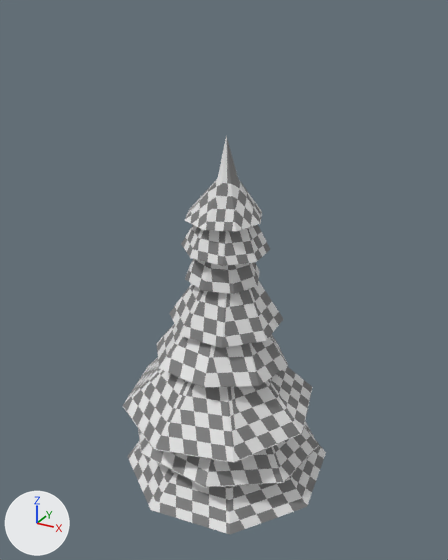
An edit to the Blender file Sources/3D/Background_01.blend, drawn before and after from the same camera.
Camera for both pictures: a 50 mm lens placed at (1.49, -2.74, 2.92), pointed at (-0.05, 0.05, 1.52). Every picture has the same lights, and +X, +Y and +Z are marked at lower left. The same objects are shown in both versions, whatever each file hides.

The older version as bpy lines, for what is in view:
```python
ob_pine_01 = bpy.data.objects.new('Pine_01', me_cone)
ob_pine_01.location = (-0.022, -0.025, 1.822)
ob_pine_01.rotation_euler = (0.0674, 0.0, 0.0)  # degrees (3.9, 0, 0)
ob_pine_01_002 = bpy.data.objects.new('Pine_01.002', me_cone_006)
ob_pine_01_002.location = (-0.016, -0.021, 2.128)
ob_pine_01_002.rotation_euler = (0.0757, 0.0, 0.0)  # degrees (4.3, 0, 0)
ob_pine_02 = bpy.data.objects.new('Pine_02', me_cone_001)
ob_pine_02.location = (-0.012, 0.012, 1.562)
ob_pine_02_002 = bpy.data.objects.new('Pine_02.002', me_cone_001)
ob_pine_02_002.location = (-0.012, 0.009, 1.953)
ob_pine_02_002.rotation_euler = (-0.0235, 0.0, 0.0)  # degrees (-1.3, 0, 0)
ob_pine_02_002.scale = (0.743, 0.743, 0.874)
ob_pine_03 = bpy.data.objects.new('Pine_03', me_cone_002)
ob_pine_03.location = (-0.004, -0.017, 1.333)
ob_pine_03.rotation_euler = (0.0, 0.103, 0.0)  # degrees (0, 5.9, 0)
ob_pine_03.scale = (1.08, 1.08, 1.08)
ob_pine_04 = bpy.data.objects.new('Pine_04', me_cone_003)
ob_pine_04.location = (-0.016, 0.009, 0.824)
ob_pine_04_002 = bpy.data.objects.new('Pine_04.002', me_cone_003)
ob_pine_04_002.location = (-0.016, -0.036, 1.055)
ob_pine_04_002.rotation_euler = (0.0733, -0.104, 1.906)  # degrees (4.2, -6, 109)
ob_pine_05 = bpy.data.objects.new('Pine_05', me_cone_004)
ob_pine_05.location = (-0.004, 0.012, 0.638)
```
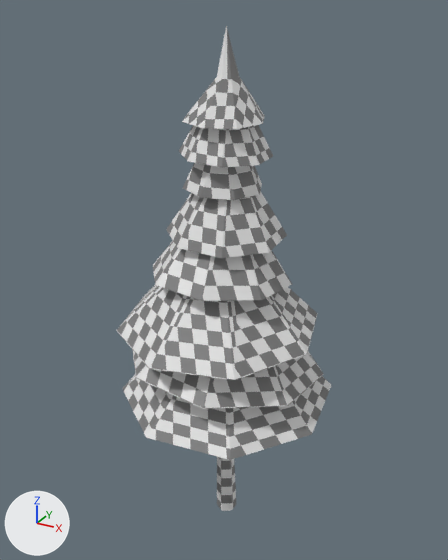
Where the change shows, as pixel boxes [x1, y1, x2, y2] in the pictures (448 x 560 px):
'Pine_04.002', moved
    before: [123, 358, 313, 463]
    after: [116, 285, 318, 380]
'Pine_05', moved
    before: [128, 441, 326, 534]
    after: [122, 374, 331, 460]
'Pine_02', moved
    before: [170, 281, 284, 348]
    after: [166, 191, 287, 258]
'Pine_03', moved
    before: [157, 324, 288, 388]
    after: [153, 241, 292, 301]
'Pine_04', moved
    before: [138, 421, 319, 488]
    after: [132, 349, 324, 409]
'Pine_01.002', moved
    before: [185, 136, 262, 231]
    after: [182, 26, 265, 129]
'Pine_02.002', moved
    before: [181, 225, 270, 266]
    after: [179, 125, 273, 167]
'Pine_01', moved
    before: [185, 259, 260, 294]
    after: [182, 163, 262, 200]

The change in detail:
Object 'Pine_01' (ob_pine_01) moves from (-0.022, -0.025, 1.822) to (-0.022, -0.025, 2.322).
Object 'Pine_02' (ob_pine_02) moves from (-0.012, 0.012, 1.562) to (-0.012, 0.012, 2.062).
Object 'Pine_03' (ob_pine_03) moves from (-0.004, -0.017, 1.333) to (-0.004, -0.017, 1.833).
Object 'Pine_04' (ob_pine_04) moves from (-0.016, 0.009, 0.824) to (-0.016, 0.009, 1.324).
Object 'Pine_05' (ob_pine_05) moves from (-0.004, 0.012, 0.638) to (-0.004, 0.012, 1.138).
Object 'Pine_01.002' (ob_pine_01_002) moves from (-0.016, -0.021, 2.128) to (-0.016, -0.021, 2.628).
Object 'Pine_02.002' (ob_pine_02_002) moves from (-0.012, 0.009, 1.953) to (-0.012, 0.009, 2.453).
Object 'Pine_04.002' (ob_pine_04_002) moves from (-0.016, -0.036, 1.055) to (-0.016, -0.036, 1.555).
